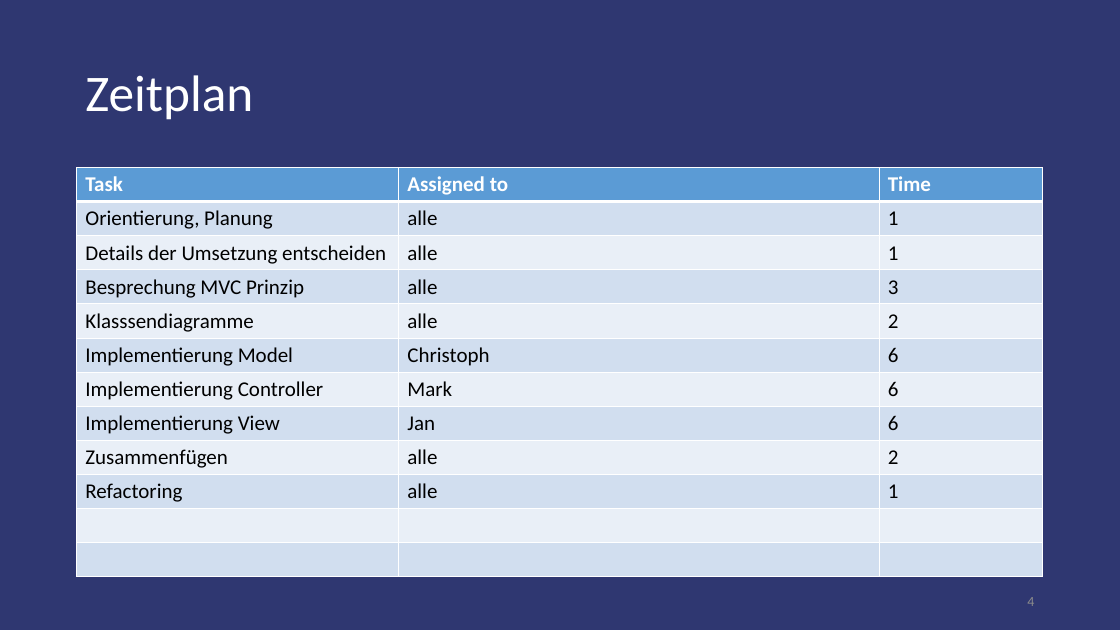
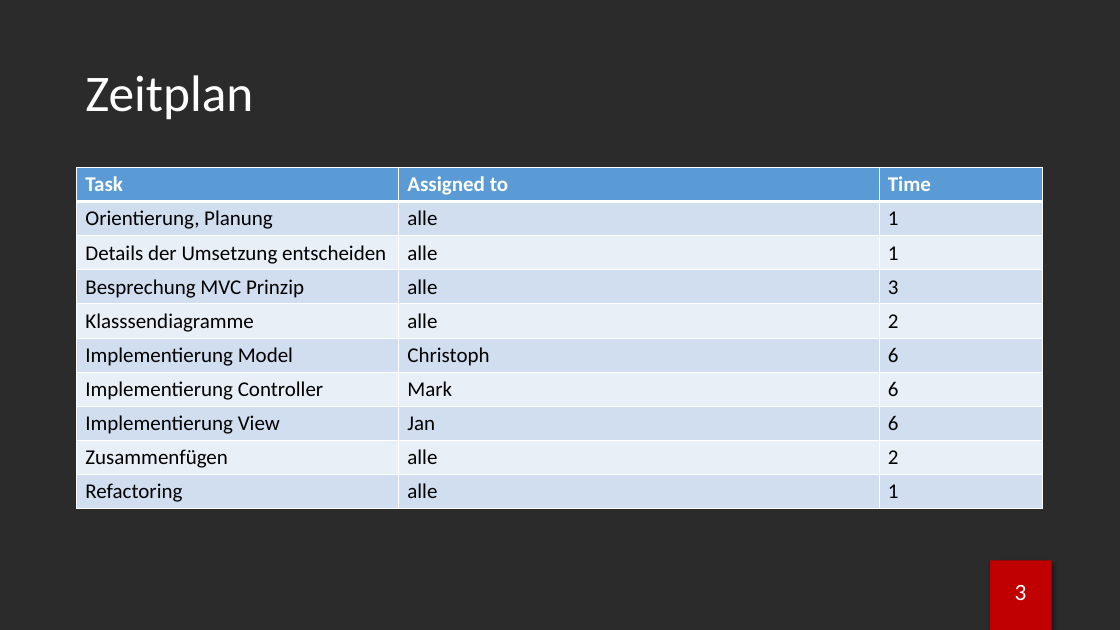
Before and after one commit to brodermar/wwm, a slide deck: slide 4 of documentation/wwmp.pptx. Drawn at 1120x630 pixels with LibreOffice and Linux fonts; fonts in the diff are those of the drawing; background and template pictures are left out; a plain dark background stands for a picture behind light text. Boxes give left, top, right and bottom in pixels: in the first picture for what was removed or moved away, otherwise in the second. Text is boxed around its words. In the diff, an @@ line names an element or a change of style, - is before the commit and + after.

Commit message:
presentation design changed

```diff
--- a/documentation/wwmp.pptx
+++ b/documentation/wwmp.pptx
@@ background #2F3771 to picture (left out) @@
@@ table at (77,168,1044,509) @@
-row 11:  |  | 
-row 12:  |  | 
@@ rectangle added at (991,560,1052,630), fill #C00000 @@
@@ page number added at (1015,585,1027,600), 20 pt, text #FFFFFF @@
+3
@@ page number removed at (1027,597,1034,606) @@
-4
```
Also in this commit, not shown: 14 other slides changed, 5 slides added, 8 slides removed, 1 other file.
